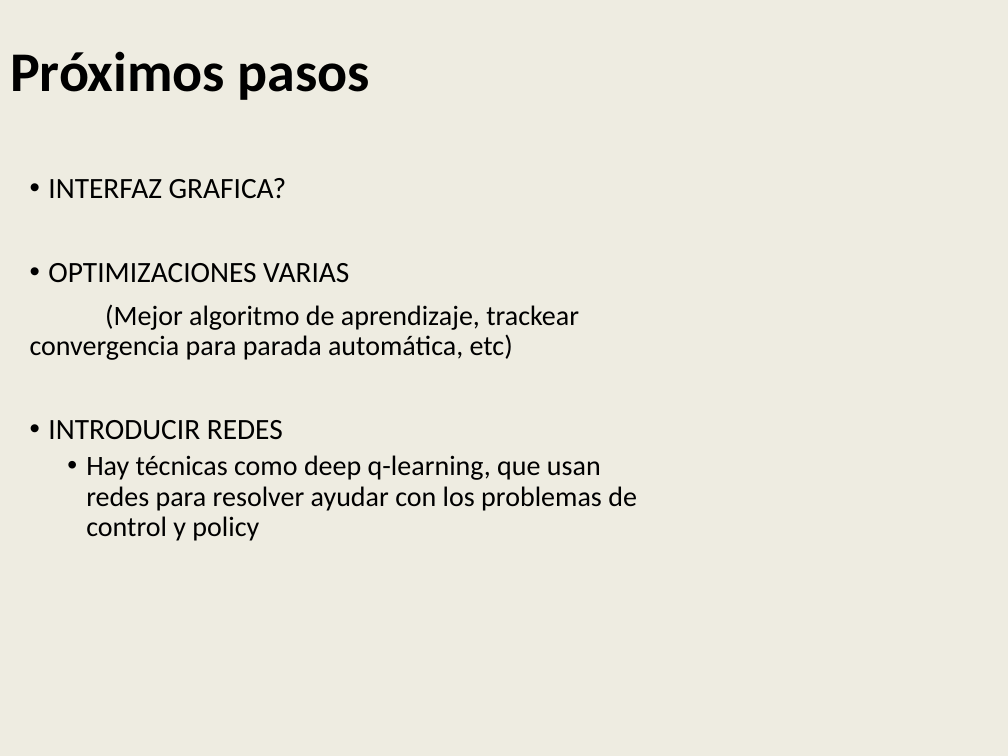
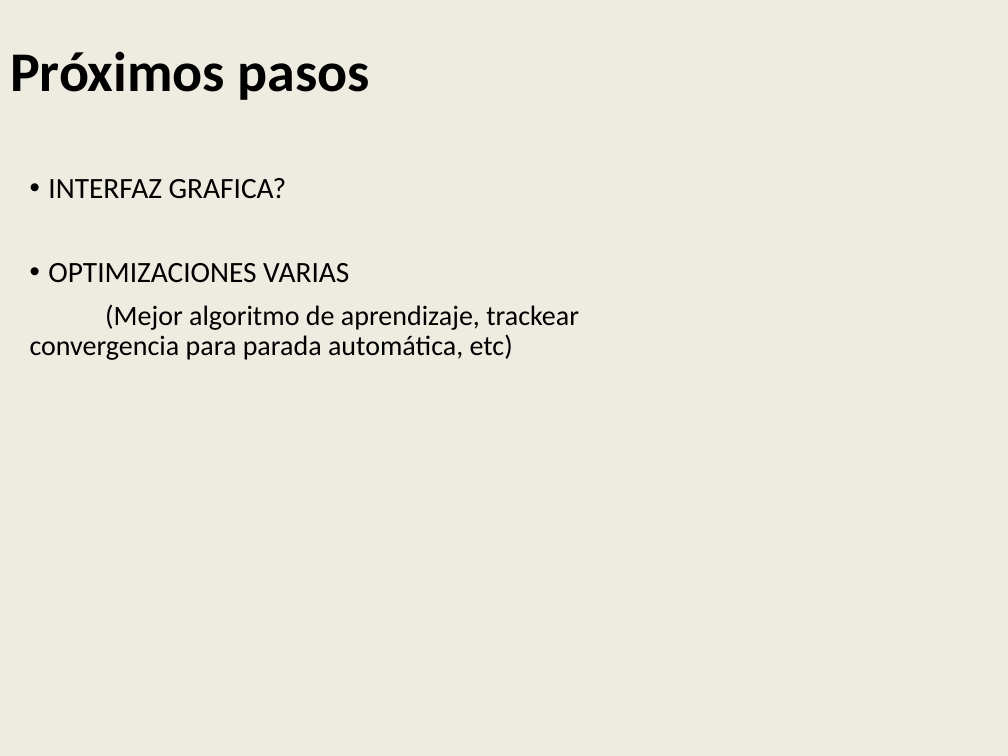
Before and after one commit to AbrojoROU/Truco_DQN, a slide deck: slide 18 of Proyecto IA Digital House v4.pptx (slide 47 before the commit). Drawn at 1008x756 pixels with LibreOffice and Linux fonts; fonts in the diff are those of the drawing; background and template pictures are left out. Boxes give left, top, right and bottom in pixels: in the first picture for what was removed or moved away, otherwise in the second. Text is boxed around its words. In the diff, an @@ line names an element or a change of style, - is before the commit and + after.

```diff
--- a/Proyecto IA Digital House v4.pptx
+++ b/Proyecto IA Digital House v4.pptx
@@ text at [48,420,637,541]: paragraphs removed @@
-• INTRODUCIR REDES
-  • Hay técnicas como deep q-learning, que usan redes para resolver ayudar con los problemas de control y policy
```
Also in this commit, not shown: 6 other slides changed, 9 slides added, 3 slides removed.
